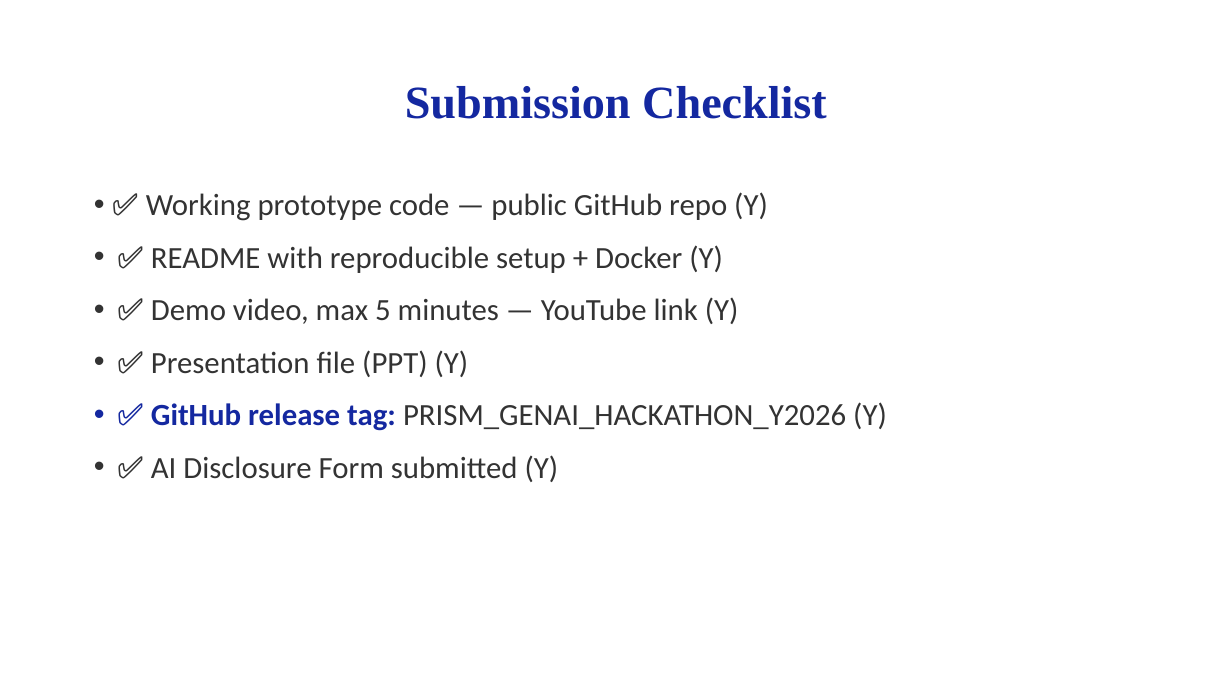
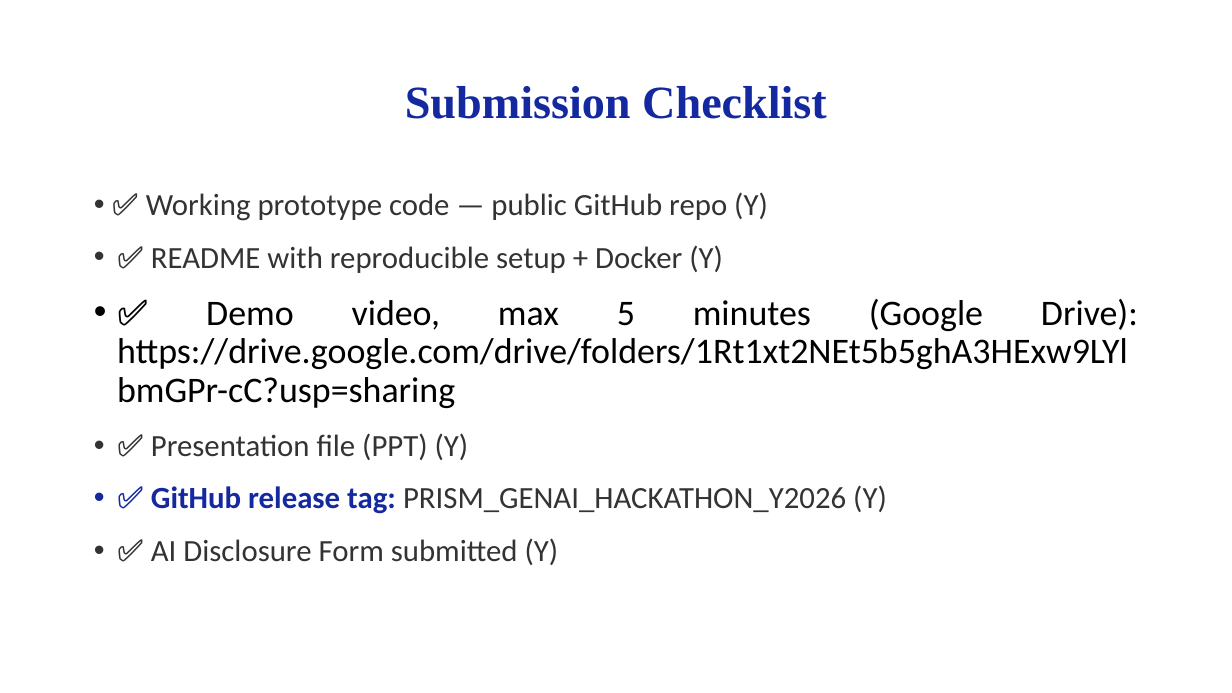
Before and after one commit to parthjaina2107/FlowPilot, a slide deck: slide 11 of SRMUniversity_Cheesecake_Submission_v1_visual_FIXED.pptx. Drawn at 1232x693 pixels with LibreOffice and Linux fonts; fonts in the diff are those of the drawing. Boxes give left, top, right and bottom in pixels: in the first picture for what was removed or moved away, otherwise in the second. Text is boxed around its words. In the diff, an @@ line names an element or a change of style, - is before the commit and + after.

Commit message:
docs: add official Google Drive demo video link to README, pitch docs, and PPTX slide 11

```diff
--- a/SRMUniversity_Cheesecake_Submission_v1_visual_FIXED.pptx
+++ b/SRMUniversity_Cheesecake_Submission_v1_visual_FIXED.pptx
@@ text at (117,299,1138,408): text changed; size 24 to 28 pt; text colour #333333 to #000000 @@
-• ✅ Demo video, max 5 minutes — YouTube link (Y)
+• ✅ Demo video, max 5 minutes (Google Drive): https://drive.google.com/drive/folders/1Rt1xt2NEt5b5ghA3HExw9LYlbmGPr-cC?usp=sharing
```
Also in this commit, not shown: 3 other files.
